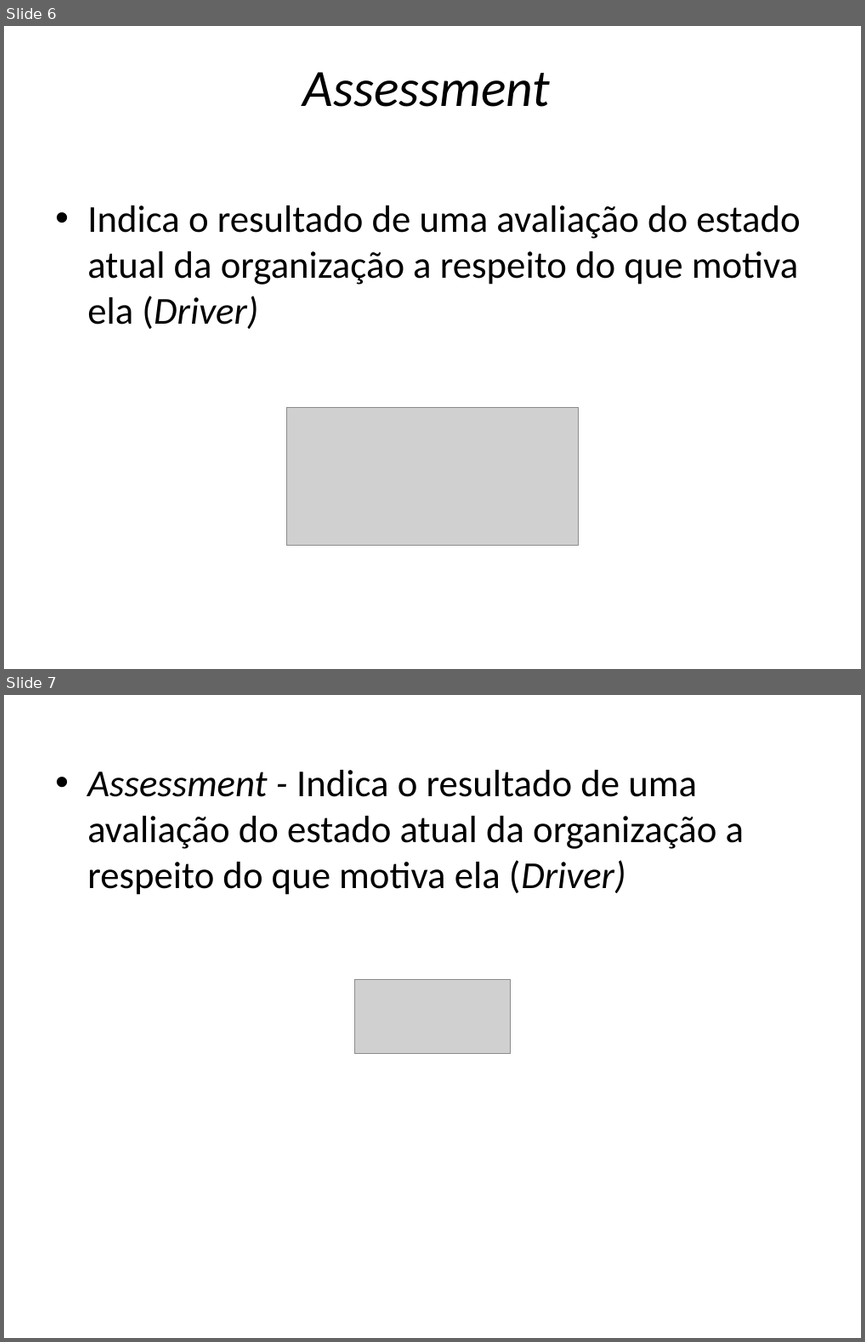
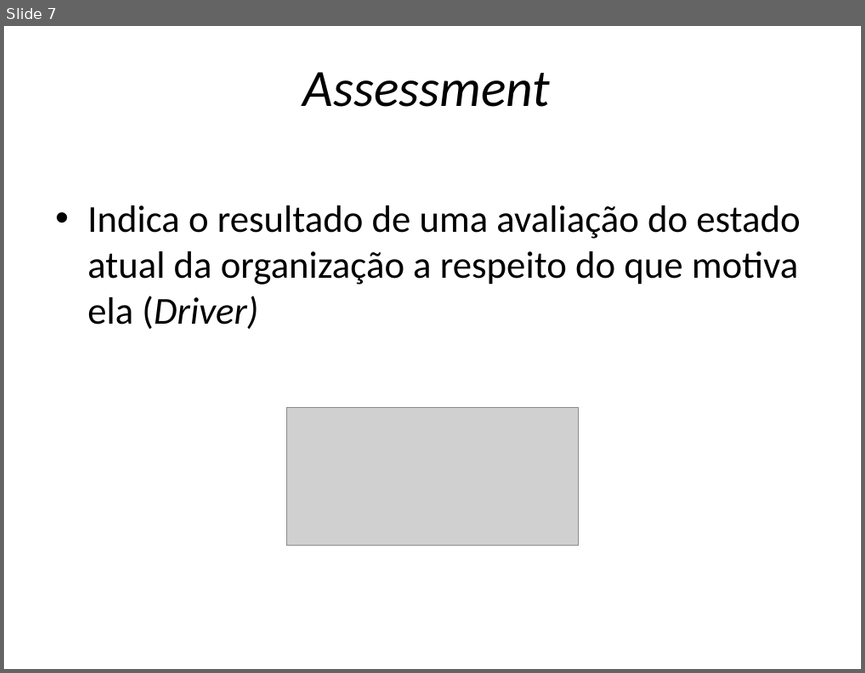
Before and after one commit to Vanzz/Educacao, a slide deck: Archimate/Archimate Curso/Curso Archimate - Aula 3.pptx. Shown one above the other, each under a label of ours: slides 6 and 7 before the commit, slide 7 after it. The pictures are 865x1342 and 865x673 pixels, drawn with LibreOffice and Linux fonts; fonts in the diff are those of the drawing; grey boxes stand for pictures. Boxes give left, top, right and bottom in pixels: in the first picture for what was removed or moved away, otherwise in the second. Text is boxed around its words. In the diff, an @@ line names an element or a change of style, - is before the commit and + after.

```diff
--- a/Archimate/Archimate Curso/Curso Archimate - Aula 3.pptx
+++ b/Archimate/Archimate Curso/Curso Archimate - Aula 3.pptx
@@ slide 7 removed at box(4, 695, 861, 1338), background #FFFFFF @@
@@ text removed at box(87, 770, 744, 895) @@
-• Assessment - Indica o resultado de uma avaliação do estado atual da organização a respeito do que motiva ela (Driver)
@@ picture removed at box(354, 980, 511, 1053) @@
@@ what was slide 6 is now slide 7 @@
```
Also in this commit, not shown: 7 slides changed, 1 slide added, 14 other files.
